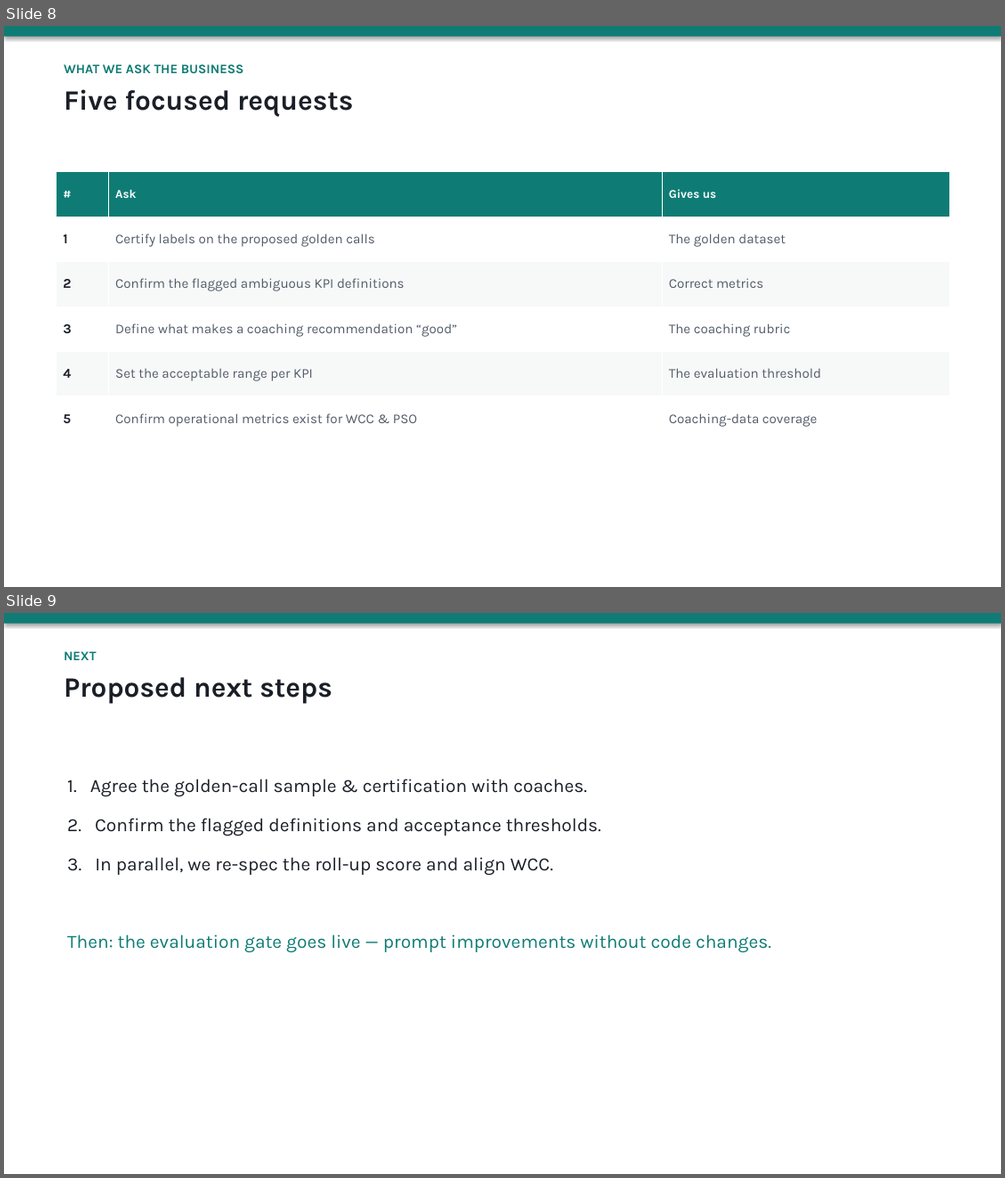
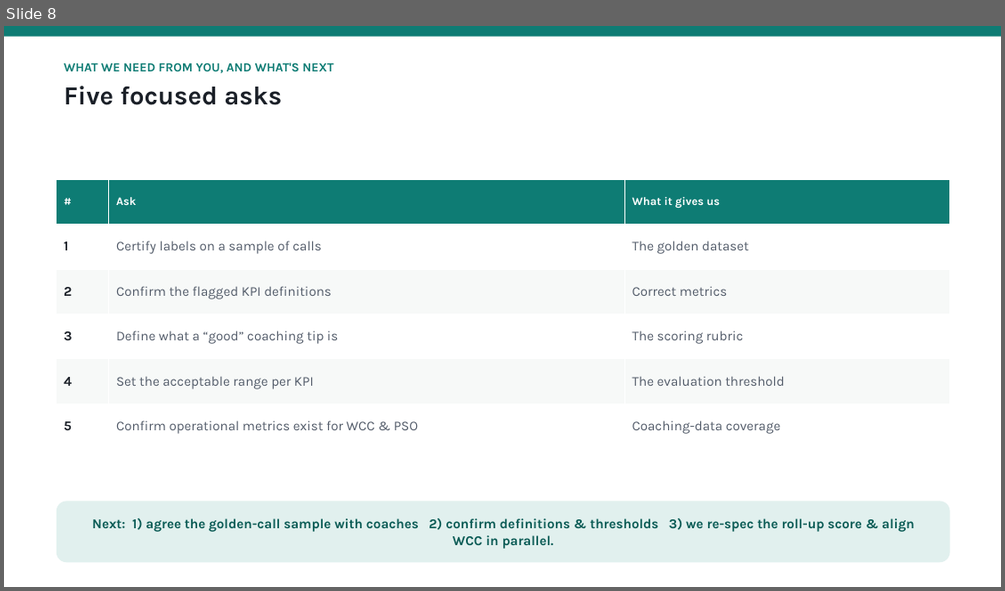
Before and after one commit to shyamanugu/LLMOps, a slide deck: usecases/ai_pipeline 2/docs/APIX_Metrics_Discussion.pptx. Shown one above the other, each under a label of ours: slides 8 and 9 before the commit, slide 8 after it. The pictures are 1005x1178 and 1005x591 pixels, drawn with LibreOffice and Linux fonts; fonts in the diff are those of the drawing. Boxes give left, top, right and bottom in pixels: in the first picture for what was removed or moved away, otherwise in the second. Text is boxed around its words. In the diff, an @@ line names an element or a change of style, - is before the commit and + after.

```diff
--- a/usecases/ai_pipeline 2/docs/APIX_Metrics_Discussion.pptx
+++ b/usecases/ai_pipeline 2/docs/APIX_Metrics_Discussion.pptx
@@ slide 9 removed at (4, 613, 1001, 1174), background #FFFFFF @@
@@ rectangle removed at (4, 613, 1001, 624) @@
@@ text removed at (64, 651, 332, 704) @@
-NEXT
-Proposed next steps
@@ text removed at (67, 779, 771, 952) @@
-1. Agree the golden-call sample & certification with coaches.
-2. Confirm the flagged definitions and acceptance thresholds.
-3. In parallel, we re-spec the roll-up score and align WCC.
-Then: the evaluation gate goes live — prompt improvements without code changes.
@@ slide 8 changed as well @@
@@ rectangle at (4, 26, 1001, 37): shadow off @@
@@ text at (64, 62, 333, 105): text changed; size 12.5 to 12 pt @@
-WHAT WE ASK THE BUSINESS
-Five focused requests
+WHAT WE NEED FROM YOU, AND WHAT'S NEXT
+Five focused asks
@@ table at (57, 179, 950, 449) @@
-row 1, column 3: Gives us
+row 1, column 3: What it gives us
-row 2, column 2: Certify labels on the proposed golden calls
+row 2, column 2: Certify labels on a sample of calls
-row 3, column 2: Confirm the flagged ambiguous KPI definitions
+row 3, column 2: Confirm the flagged KPI definitions
-row 4, column 2: Define what makes a coaching recommendation “good”
+row 4, column 2: Define what a “good” coaching tip is
-row 4, column 3: The coaching rubric
+row 4, column 3: The scoring rubric
@@ size 11.5 to 11 pt in "#", "Ask" @@
@@ table: place and size @@
-table at (57, 172, 950, 441)
+table at (57, 179, 950, 449)
@@ rounded rectangle added at (57, 501, 950, 562), fill #E1F0EE, 13 pt, text #0A5B55, bold @@
+Next: 1) agree the golden-call sample with coaches 2) confirm definitions & thresholds 3) we re-spec the roll-up score & align WCC in parallel.
```
Also in this commit, not shown: 3 other slides changed, 4 slides added, 6 other slides removed, 1 other file.
